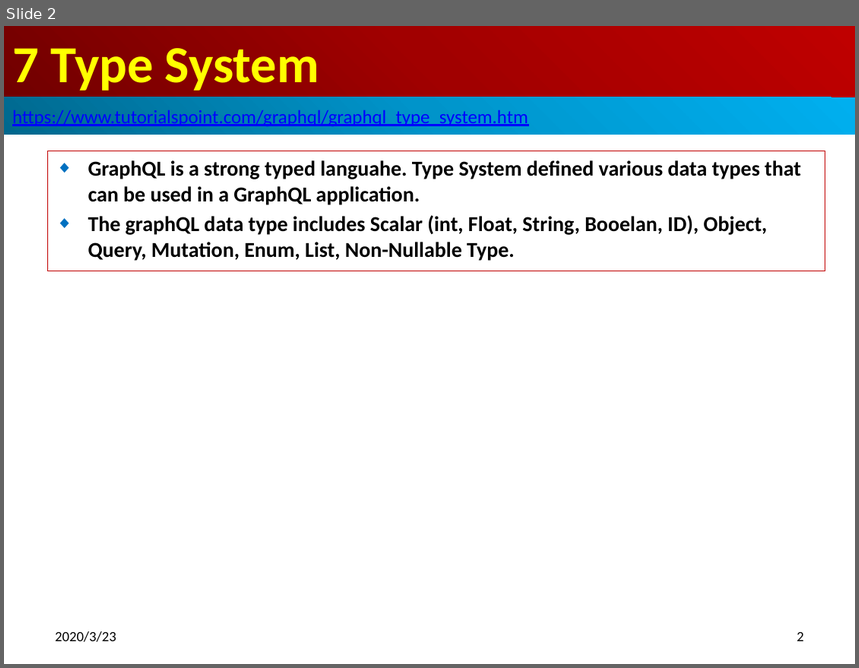
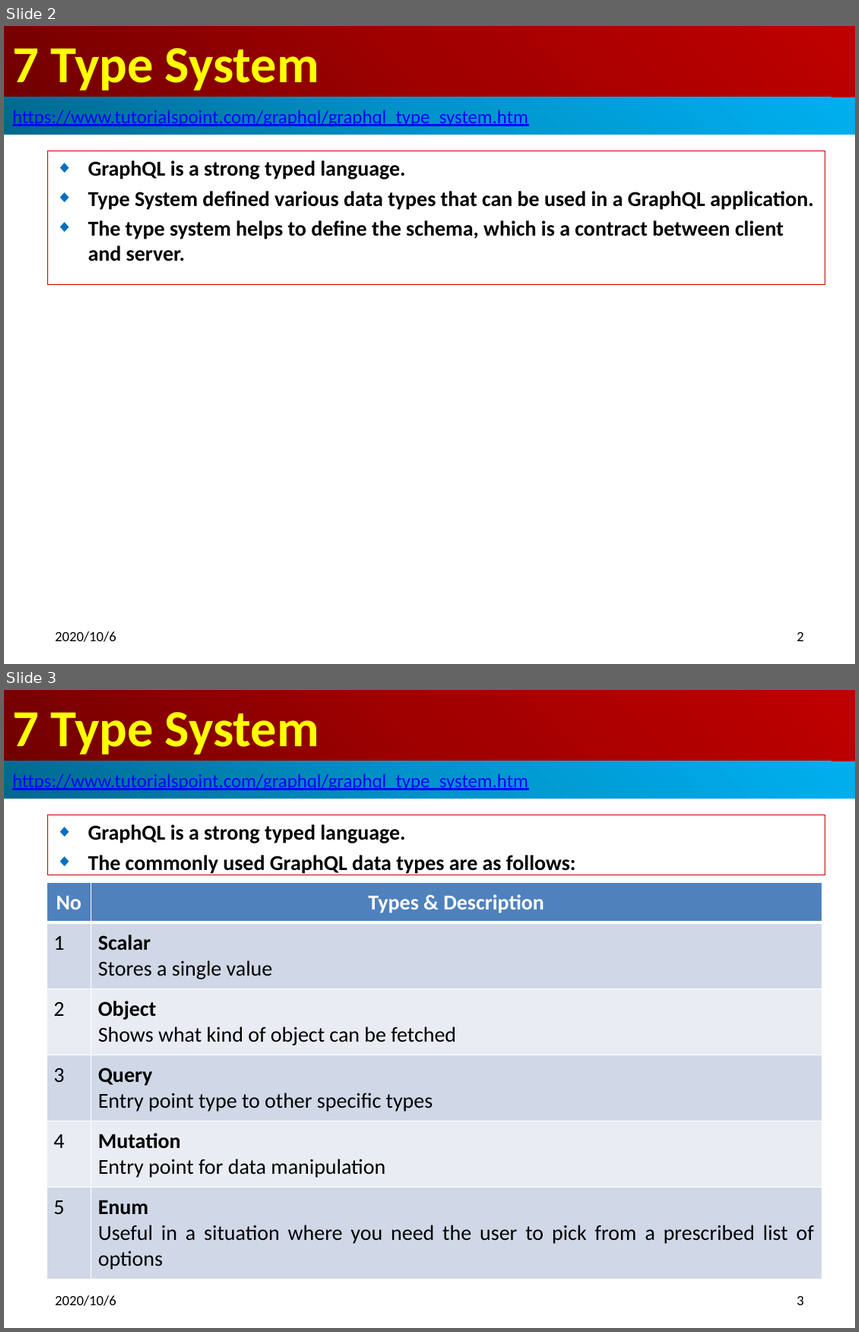
Before and after one commit to peterhchen/700_GraphQL, a slide deck: 07_TypeSystem.pptx. Shown one above the other, each under a label of ours: slide 2 before the commit, slides 2 and 3 after it. The pictures are 859x668 and 859x1332 pixels, drawn with LibreOffice and Linux fonts; fonts in the diff are those of the drawing. Boxes give left, top, right and bottom in pixels: in the first picture for what was removed or moved away, otherwise in the second. Text is boxed around its words. In the diff, an @@ line names an element or a change of style, - is before the commit and + after.

```diff
--- a/07_TypeSystem.pptx
+++ b/07_TypeSystem.pptx
@@ slide 3 added at (4,690,855,1328), background #FFFFFF @@
@@ title added at (4,690,855,761), fill gradient #720000 to #A20000 to #C00000, 44 pt, text #FFFF00, bold @@
+7 Type System
@@ rectangle added at (4,761,855,799), fill gradient #00688E to #0094CA to #00B0F0, 16 pt, text #0000FF, underline @@
+https://www.tutorialspoint.com/graphql/graphql_type_system.htm
@@ subtitle added at (47,815,825,875), outline #C00000 0.75 pt, 18 pt, text #000000, bold @@
+◆ GraphQL is a strong typed language.
+◆ The commonly used GraphQL data types are as follows:
@@ table added at (47,882,822,1274), 6 rows, 2 columns @@
+No | Types & Description
+1 | Scalar / Stores a single value
+2 | Object / Shows what kind of object can be fetched
+3 | Query / Entry point type to other specific types
+4 | Mutation / Entry point for data manipulation
+5 | Enum / Useful in a situation where you need the user to pick from a prescribed list of options
@@ text added at (55,1296,116,1306), 12 pt, text #000000 @@
+2020/10/6
@@ page number added at (797,1296,804,1306), 12 pt, text #000000 @@
+3
@@ slide 2 changed as well @@
@@ subtitle "GraphQL is a strong typed ...": place and size @@
-subtitle "GraphQL is a strong typed ..." at (47,151,825,272)
+subtitle "GraphQL is a strong typed ..." at (47,151,825,284)
@@ subtitle at (88,161,814,262): text changed @@
-◆ GraphQL is a strong typed languahe. Type System defined various data types that can be used in a GraphQL application.
-◆ The graphQL data type includes Scalar (int, Float, String, Booelan, ID), Object, Query, Mutation, Enum, List, Non-Nullable Type.
+◆ GraphQL is a strong typed language.
+◆ Type System defined various data types that can be used in a GraphQL application.
+◆ The type system helps to define the schema, which is a contract between client and server.
@@ text at (55,632,116,642): text changed @@
-2020/3/23
+2020/10/6
```
Also in this commit, not shown: 2 other slides changed, 17 other slides added.
